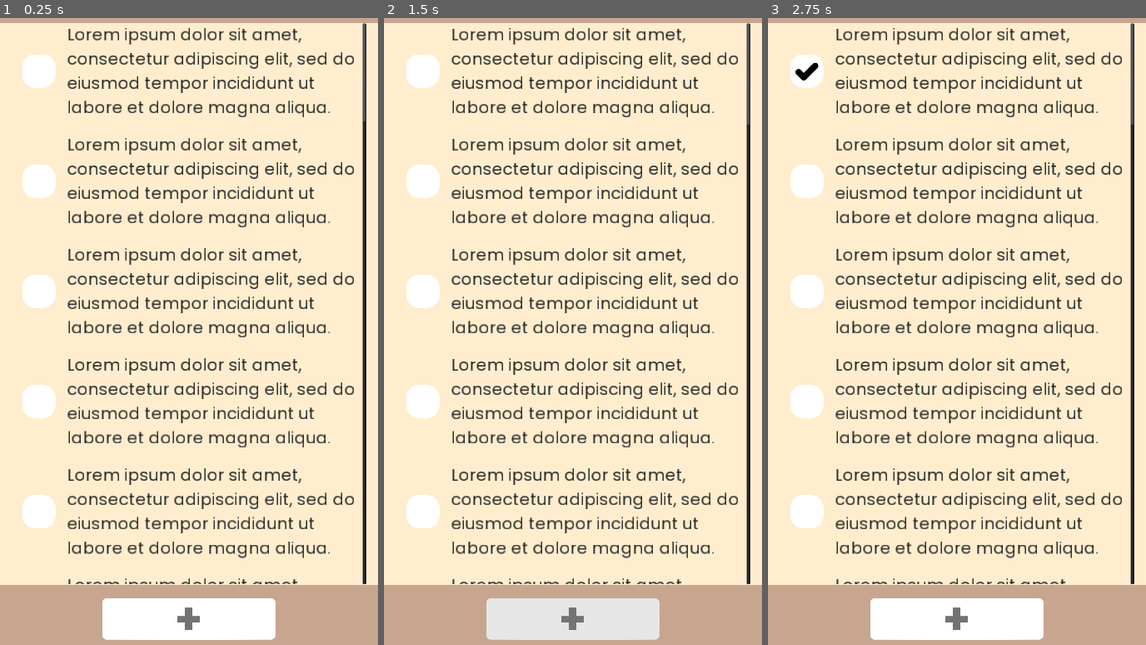
Above: before the commit, frames 1-3 (left to right).
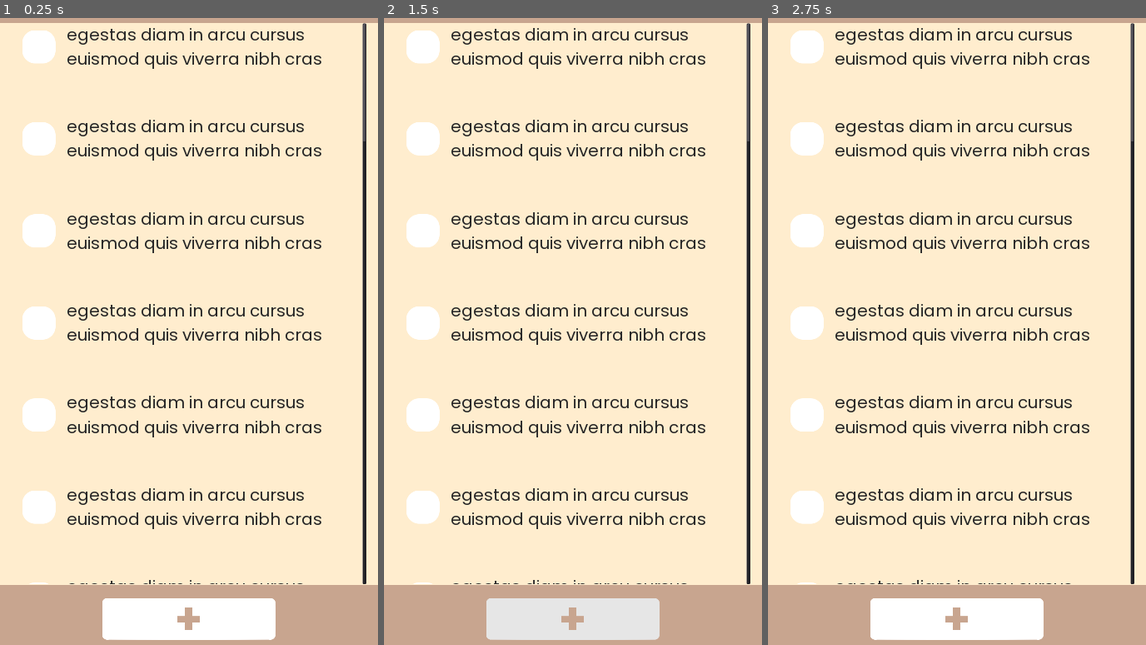
Above: after the commit, the same moments.

Repository: NintenDuck/Simple-To-Do-List
Game: Godot game, scene res://scenes/main.tscn
The game is run twice, just before and just after one commit, with the same random seed, the same clock (stepped at 60 frames per second) and the same inputs.
Inputs (mouse positions are in pixels of both pictures, inside the frame that each line leads up to):
- Up to frame 1 (0.25 s): no input
- Up to frame 2 (1.5 s): click (421, 68) at 0.52 s; click "+" at 1.25 s
- Up to frame 3 (2.75 s): click (805, 68) at 2.02 s

The runs differ from the first frame. In frame 1, 18% of the frame differs, in the area x 5-97%, y 1-98%; in frame 2, 18%; in frame 3, 18%.

Commit message:
Fix: Font scaling, Button texture & font

Diff:
--- a/resources/themes/simple_theme.tres
+++ b/resources/themes/simple_theme.tres
@@ -45,7 +45,6 @@
 
 [sub_resource type="DynamicFont" id=1]
 size = 48
-use_filter = true
 font_data = ExtResource( 1 )
 
 [resource]
--- a/scenes/main.tscn
+++ b/scenes/main.tscn
@@ -65,10 +65,10 @@
 
 [node name="TaskContainer" type="VBoxContainer" parent="App/TaskScroll"]
 margin_right = 980.0
-margin_bottom = 9590.0
+margin_bottom = 7882.0
 size_flags_horizontal = 3
 size_flags_vertical = 3
-custom_constants/separation = 40
+custom_constants/separation = 128
 script = ExtResource( 3 )
 __meta__ = {
 "_editor_description_": "Insert 'tasks' nodes"
@@ -77,181 +77,181 @@
 [node name="Task" parent="App/TaskScroll/TaskContainer" instance=ExtResource( 2 )]
 anchor_right = 0.0
 margin_right = 980.0
-margin_bottom = 281.0
+margin_bottom = 139.0
 
 [node name="Task2" parent="App/TaskScroll/TaskContainer" instance=ExtResource( 2 )]
 anchor_right = 0.0
-margin_top = 321.0
-margin_right = 980.0
-margin_bottom = 602.0
+margin_top = 267.0
+margin_right = 980.0
+margin_bottom = 406.0
 
 [node name="Task3" parent="App/TaskScroll/TaskContainer" instance=ExtResource( 2 )]
 anchor_right = 0.0
-margin_top = 642.0
-margin_right = 980.0
-margin_bottom = 923.0
+margin_top = 534.0
+margin_right = 980.0
+margin_bottom = 673.0
 
 [node name="Task4" parent="App/TaskScroll/TaskContainer" instance=ExtResource( 2 )]
 anchor_right = 0.0
-margin_top = 963.0
-margin_right = 980.0
-margin_bottom = 1244.0
+margin_top = 801.0
+margin_right = 980.0
+margin_bottom = 940.0
 
 [node name="Task5" parent="App/TaskScroll/TaskContainer" instance=ExtResource( 2 )]
 anchor_right = 0.0
-margin_top = 1284.0
-margin_right = 980.0
-margin_bottom = 1565.0
+margin_top = 1068.0
+margin_right = 980.0
+margin_bottom = 1207.0
 
 [node name="Task6" parent="App/TaskScroll/TaskContainer" instance=ExtResource( 2 )]
 anchor_right = 0.0
-margin_top = 1605.0
-margin_right = 980.0
-margin_bottom = 1886.0
+margin_top = 1335.0
+margin_right = 980.0
+margin_bottom = 1474.0
 
 [node name="Task7" parent="App/TaskScroll/TaskContainer" instance=ExtResource( 2 )]
 anchor_right = 0.0
-margin_top = 1926.0
-margin_right = 980.0
-margin_bottom = 2207.0
+margin_top = 1602.0
+margin_right = 980.0
+margin_bottom = 1741.0
 
 [node name="Task8" parent="App/TaskScroll/TaskContainer" instance=ExtResource( 2 )]
 anchor_right = 0.0
-margin_top = 2247.0
-margin_right = 980.0
-margin_bottom = 2528.0
+margin_top = 1869.0
+margin_right = 980.0
+margin_bottom = 2008.0
 
 [node name="Task9" parent="App/TaskScroll/TaskContainer" instance=ExtResource( 2 )]
 anchor_right = 0.0
-margin_top = 2568.0
-margin_right = 980.0
-margin_bottom = 2849.0
+margin_top = 2136.0
+margin_right = 980.0
+margin_bottom = 2275.0
 
 [node name="Task10" parent="App/TaskScroll/TaskContainer" instance=ExtResource( 2 )]
 anchor_right = 0.0
-margin_top = 2889.0
-margin_right = 980.0
-margin_bottom = 3170.0
+margin_top = 2403.0
+margin_right = 980.0
+margin_bottom = 2542.0
 
 [node name="Task11" parent="App/TaskScroll/TaskContainer" instance=ExtResource( 2 )]
 anchor_right = 0.0
-margin_top = 3210.0
-margin_right = 980.0
-margin_bottom = 3491.0
+margin_top = 2670.0
+margin_right = 980.0
+margin_bottom = 2809.0
 
 [node name="Task12" parent="App/TaskScroll/TaskContainer" instance=ExtResource( 2 )]
 anchor_right = 0.0
-margin_top = 3531.0
-margin_right = 980.0
-margin_bottom = 3812.0
+margin_top = 2937.0
+margin_right = 980.0
+margin_bottom = 3076.0
 
 [node name="Task13" parent="App/TaskScroll/TaskContainer" instance=ExtResource( 2 )]
 anchor_right = 0.0
-margin_top = 3852.0
-margin_right = 980.0
-margin_bottom = 4133.0
+margin_top = 3204.0
+margin_right = 980.0
+margin_bottom = 3343.0
 
 [node name="Task14" parent="App/TaskScroll/TaskContainer" instance=ExtResource( 2 )]
 anchor_right = 0.0
-margin_top = 4173.0
-margin_right = 980.0
-margin_bottom = 4454.0
+margin_top = 3471.0
+margin_right = 980.0
+margin_bottom = 3610.0
 
 [node name="Task15" parent="App/TaskScroll/TaskContainer" instance=ExtResource( 2 )]
 anchor_right = 0.0
-margin_top = 4494.0
-margin_right = 980.0
-margin_bottom = 4775.0
+margin_top = 3738.0
+margin_right = 980.0
+margin_bottom = 3877.0
 
 [node name="Task16" parent="App/TaskScroll/TaskContainer" instance=ExtResource( 2 )]
 anchor_right = 0.0
-margin_top = 4815.0
-margin_right = 980.0
-margin_bottom = 5096.0
+margin_top = 4005.0
+margin_right = 980.0
+margin_bottom = 4144.0
 
 [node name="Task17" parent="App/TaskScroll/TaskContainer" instance=ExtResource( 2 )]
 anchor_right = 0.0
-margin_top = 5136.0
-margin_right = 980.0
-margin_bottom = 5417.0
+margin_top = 4272.0
+margin_right = 980.0
+margin_bottom = 4411.0
 
 [node name="Task18" parent="App/TaskScroll/TaskContainer" instance=ExtResource( 2 )]
 anchor_right = 0.0
-margin_top = 5457.0
-margin_right = 980.0
-margin_bottom = 5738.0
+margin_top = 4539.0
+margin_right = 980.0
+margin_bottom = 4678.0
 
 [node name="Task19" parent="App/TaskScroll/TaskContainer" instance=ExtResource( 2 )]
 anchor_right = 0.0
-margin_top = 5778.0
-margin_right = 980.0
-margin_bottom = 6059.0
+margin_top = 4806.0
+margin_right = 980.0
+margin_bottom = 4945.0
 
 [node name="Task20" parent="App/TaskScroll/TaskContainer" instance=ExtResource( 2 )]
 anchor_right = 0.0
-margin_top = 6099.0
-margin_right = 980.0
-margin_bottom = 6380.0
+margin_top = 5073.0
+margin_right = 980.0
+margin_bottom = 5212.0
 
 [node name="Task21" parent="App/TaskScroll/TaskContainer" instance=ExtResource( 2 )]
 anchor_right = 0.0
-margin_top = 6420.0
-margin_right = 980.0
-margin_bottom = 6701.0
+margin_top = 5340.0
+margin_right = 980.0
+margin_bottom = 5479.0
 
 [node name="Task22" parent="App/TaskScroll/TaskContainer" instance=ExtResource( 2 )]
 anchor_right = 0.0
-margin_top = 6741.0
-margin_right = 980.0
-margin_bottom = 7022.0
+margin_top = 5607.0
+margin_right = 980.0
+margin_bottom = 5746.0
 
 [node name="Task23" parent="App/TaskScroll/TaskContainer" instance=ExtResource( 2 )]
 anchor_right = 0.0
-margin_top = 7062.0
-margin_right = 980.0
-margin_bottom = 7343.0
+margin_top = 5874.0
+margin_right = 980.0
+margin_bottom = 6013.0
 
 [node name="Task24" parent="App/TaskScroll/TaskContainer" instance=ExtResource( 2 )]
 anchor_right = 0.0
-margin_top = 7383.0
-margin_right = 980.0
-margin_bottom = 7664.0
+margin_top = 6141.0
+margin_right = 980.0
+margin_bottom = 6280.0
 
 [node name="Task25" parent="App/TaskScroll/TaskContainer" instance=ExtResource( 2 )]
 anchor_right = 0.0
-margin_top = 7704.0
-margin_right = 980.0
-margin_bottom = 7985.0
+margin_top = 6408.0
+margin_right = 980.0
+margin_bottom = 6547.0
 
 [node name="Task26" parent="App/TaskScroll/TaskContainer" instance=ExtResource( 2 )]
 anchor_right = 0.0
-margin_top = 8025.0
-margin_right = 980.0
-margin_bottom = 8306.0
+margin_top = 6675.0
+margin_right = 980.0
+margin_bottom = 6814.0
 
 [node name="Task27" parent="App/TaskScroll/TaskContainer" instance=ExtResource( 2 )]
 anchor_right = 0.0
-margin_top = 8346.0
-margin_right = 980.0
-margin_bottom = 8627.0
+margin_top = 6942.0
+margin_right = 980.0
+margin_bottom = 7081.0
 
 [node name="Task28" parent="App/TaskScroll/TaskContainer" instance=ExtResource( 2 )]
 anchor_right = 0.0
-margin_top = 8667.0
-margin_right = 980.0
-margin_bottom = 8948.0
+margin_top = 7209.0
+margin_right = 980.0
+margin_bottom = 7348.0
 
 [node name="Task29" parent="App/TaskScroll/TaskContainer" instance=ExtResource( 2 )]
 anchor_right = 0.0
-margin_top = 8988.0
-margin_right = 980.0
-margin_bottom = 9269.0
+margin_top = 7476.0
+margin_right = 980.0
+margin_bottom = 7615.0
 
 [node name="Task30" parent="App/TaskScroll/TaskContainer" instance=ExtResource( 2 )]
 anchor_right = 0.0
-margin_top = 9309.0
-margin_right = 980.0
-margin_bottom = 9590.0
+margin_top = 7743.0
+margin_right = 980.0
+margin_bottom = 7882.0
 
 [node name="ButtonMarginContainer" type="MarginContainer" parent="App"]
 anchor_top = 0.897
@@ -271,8 +271,8 @@
 rect_min_size = Vector2( 500, 120 )
 focus_mode = 0
 size_flags_vertical = 3
-custom_colors/font_color = Color( 0.454902, 0.454902, 0.454902, 1 )
-custom_colors/font_color_hover = Color( 0.454902, 0.454902, 0.454902, 1 )
+custom_colors/font_color = Color( 0.788235, 0.65098, 0.564706, 1 )
+custom_colors/font_color_hover = Color( 0.788235, 0.65098, 0.564706, 1 )
 custom_colors/font_color_pressed = Color( 1, 1, 1, 1 )
 custom_fonts/font = SubResource( 3 )
 shortcut_in_tooltip = false
--- a/scenes/task.tscn
+++ b/scenes/task.tscn
@@ -14,7 +14,7 @@
 
 [node name="TaskCheckBox" type="CheckBox" parent="."]
 margin_right = 97.0
-margin_bottom = 281.0
+margin_bottom = 139.0
 focus_mode = 0
 mouse_default_cursor_shape = 2
 enabled_focus_mode = 0
@@ -25,13 +25,13 @@
 [node name="TaskLabel" type="Label" parent="."]
 margin_left = 129.0
 margin_right = 1089.0
-margin_bottom = 281.0
+margin_bottom = 139.0
 rect_min_size = Vector2( 200, 0 )
 rect_clip_content = true
 size_flags_horizontal = 3
 theme = ExtResource( 1 )
 custom_colors/font_color = Color( 0.14902, 0.14902, 0.14902, 1 )
-text = "Lorem ipsum dolor sit amet, consectetur adipiscing elit, sed do eiusmod tempor incididunt ut labore et dolore magna aliqua."
+text = "egestas diam in arcu cursus euismod quis viverra nibh cras"
 valign = 1
 autowrap = true
 __meta__ = {
Binary file changed: resources/images/UI/checked.png
